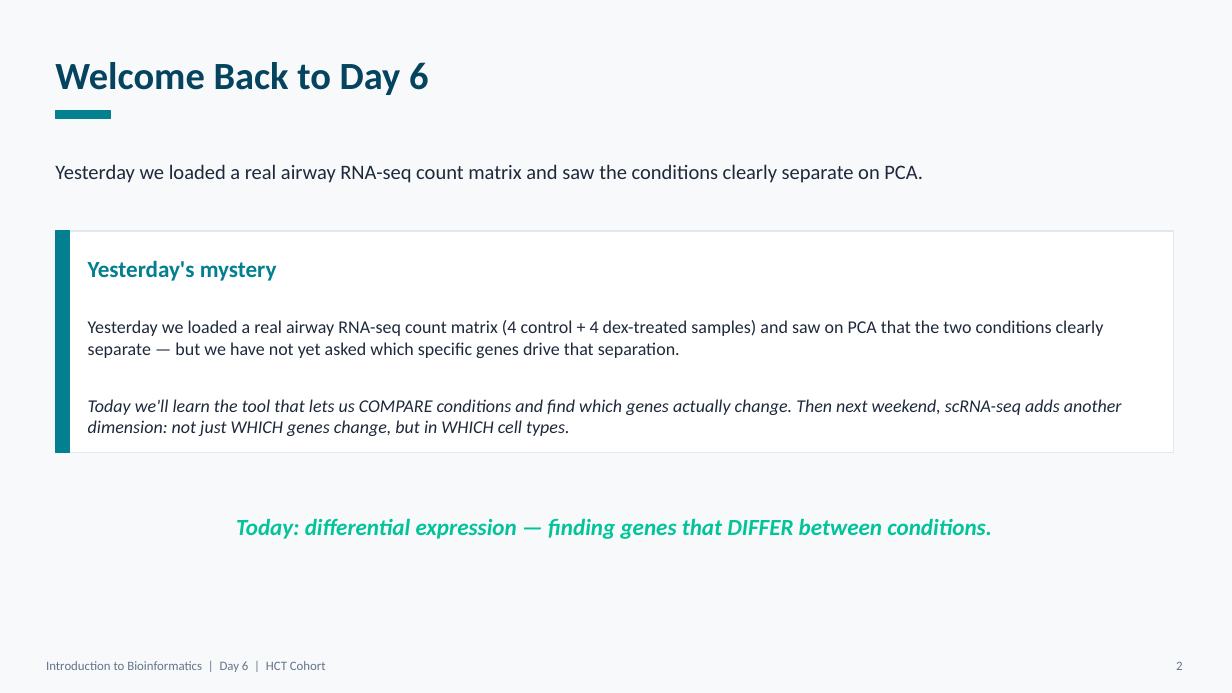
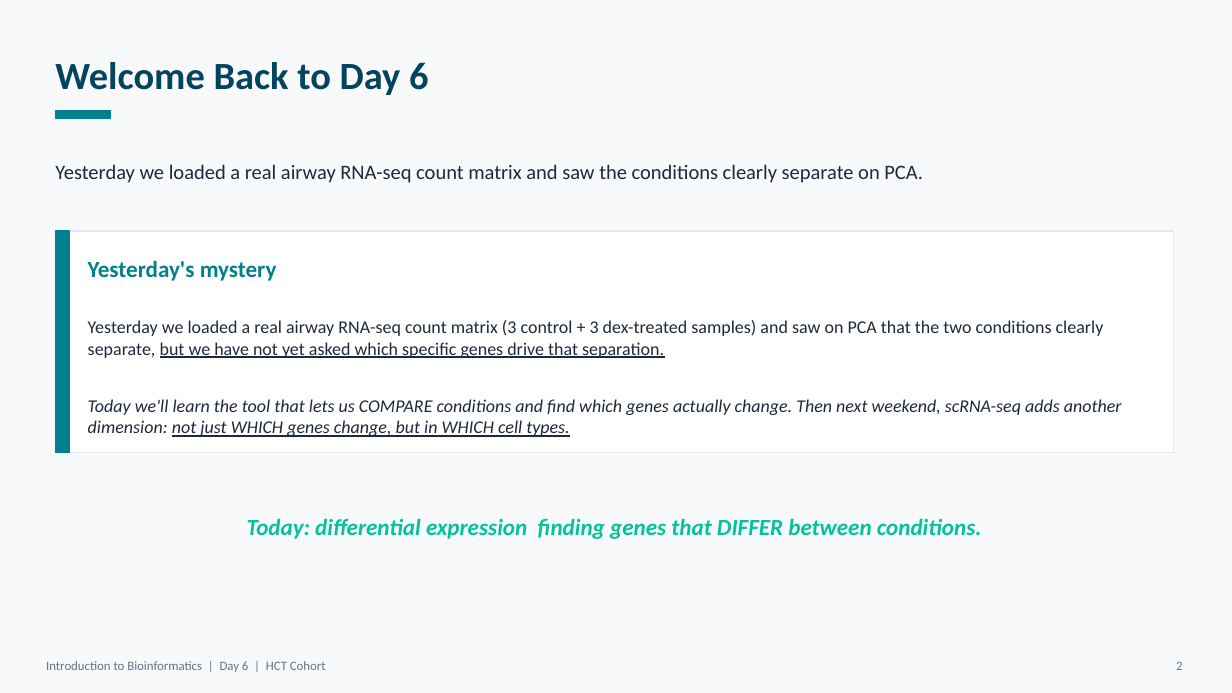
Before and after one commit to NorahSAlghamdi/bioinformatics-HCT-Training, a slide deck: slide 2 of Day6_Slides_Differential_Expression_v2.pptx. Drawn at 1232x693 pixels with LibreOffice and Linux fonts; fonts in the diff are those of the drawing. Boxes give left, top, right and bottom in pixels: in the first picture for what was removed or moved away, otherwise in the second. Text is boxed around its words. In the diff, an @@ line names an element or a change of style, - is before the commit and + after.

```diff
--- a/Day6_Slides_Differential_Expression_v2.pptx
+++ b/Day6_Slides_Differential_Expression_v2.pptx
@@ text at <box>88,320,1104,358</box>: text changed @@
-Yesterday we loaded a real airway RNA-seq count matrix (4 control + 4 dex-treated samples) and saw on PCA that the two conditions clearly separate — but we have not yet asked which specific genes drive that separation.
+Yesterday we loaded a real airway RNA-seq count matrix (3 control + 3 dex-treated samples) and saw on PCA that the two conditions clearly separate, but we have not yet asked which specific genes drive that separation.
@@ text "Today we'll learn the tool ..." at <box>88,399,1122,437</box>: underline on in "not just WHICH genes change, but in ..." @@
@@ text at <box>247,518,982,539</box>: text changed @@
-Today: differential expression — finding genes that DIFFER between conditions.
+Today: differential expression finding genes that DIFFER between conditions.
```
Also in this commit, not shown: 7 other slides changed, 7 slides added, 6 slides removed.
